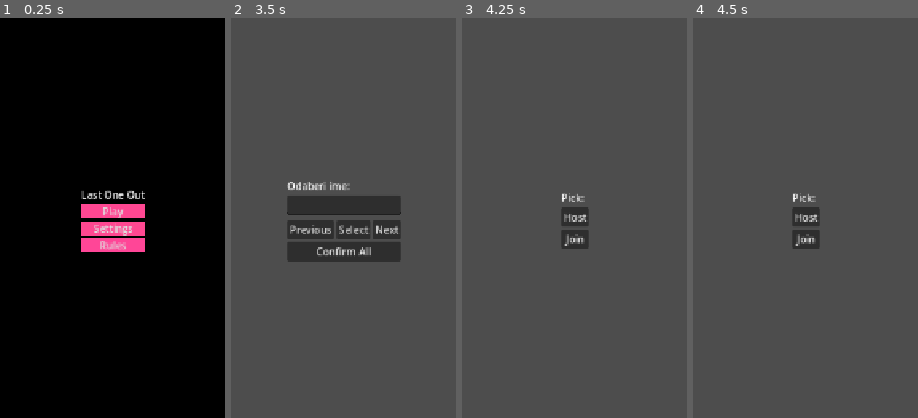
Above: before the commit, frames 1-4 (left to right).
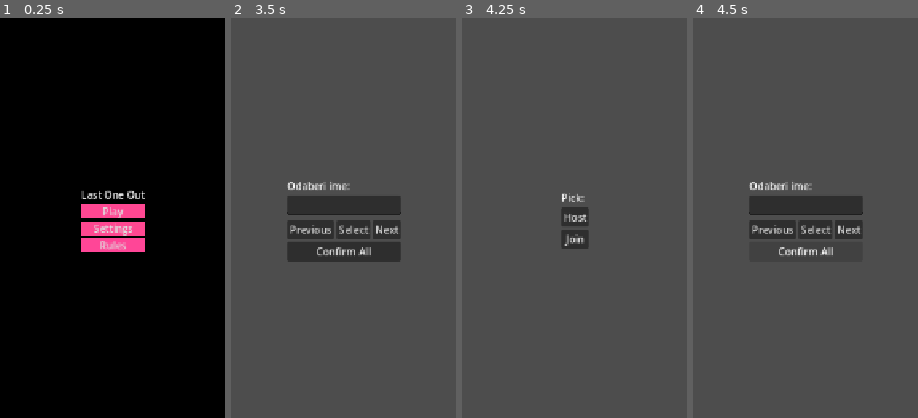
Above: after the commit, the same moments.

Repository: Zivac0403/Last-one-out
Game: Godot game, scene res://Scenes/main_menu.tscn
Two runs of this game, one before a commit and one after it. Both use one fixed random seed, a clock stepped at 60 frames per second and the inputs below.
Inputs (mouse positions are % of the whole screen's width and height, from its top left):
- Up to frame 1 (0.25 s): no input
- Up to frame 2 (3.5 s): click "Play" at 0.5 s; click (50, 48) at 1.27 s; type "Alex" at 1.35 s; click "Back" at 2 s; click "Play" at 2.75 s
- Up to frame 3 (4.25 s): click "Confirm All" at 3.5 s
- Up to frame 4 (4.5 s): click "Back" at 4.25 s
The pictures show only the part of the screen within x 25-75%, y 25-75%; the shares and areas given below are measured in that part.

Frames 1-3 are identical in both runs. In frame 4, 4.8% of the frame differs, in the area x 24-76%, y 41-60%.

Commit message:
Button back fix

Diff:
--- a/Scenes/host_join.tscn
+++ b/Scenes/host_join.tscn
@@ -41,5 +41,6 @@
 layout_mode = 2
 text = "Join"
 
+[connection signal="pressed" from="ButtonBack" to="." method="_on_button_back_pressed"]
 [connection signal="pressed" from="CenterContainer/VBoxContainer/ButtonHost" to="." method="_on_button_host_pressed"]
 [connection signal="pressed" from="CenterContainer/VBoxContainer/ButtonJoin" to="." method="_on_button_join_pressed"]
--- a/scripts/host_join.gd
+++ b/scripts/host_join.gd
@@ -8,3 +8,7 @@
 
 func _on_button_join_pressed() -> void:
 	print("Odabran Join")
+
+
+func _on_button_back_pressed() -> void:
+	get_tree().change_scene_to_file("res://Scenes/player_setup.tscn")
